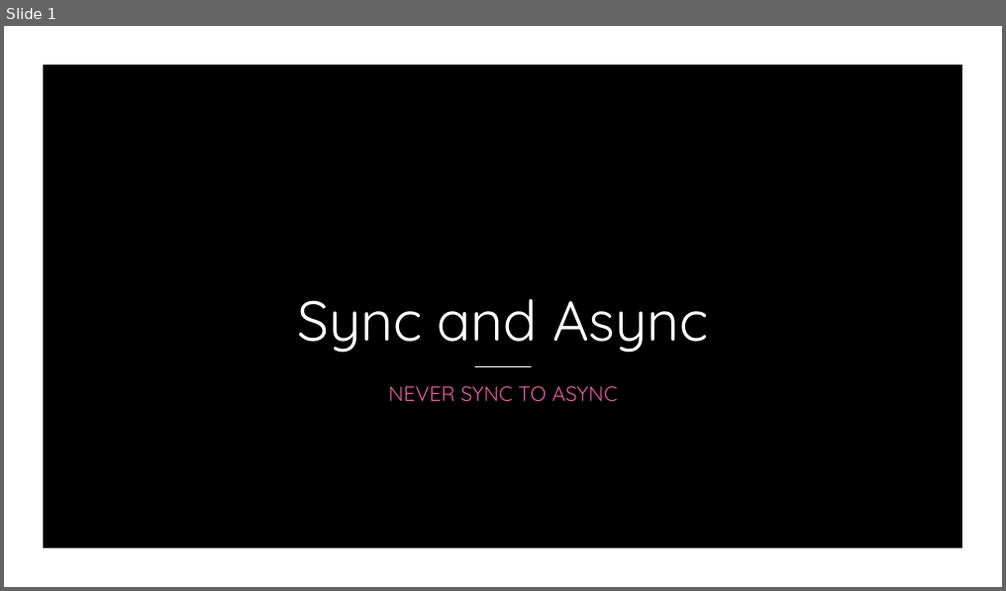
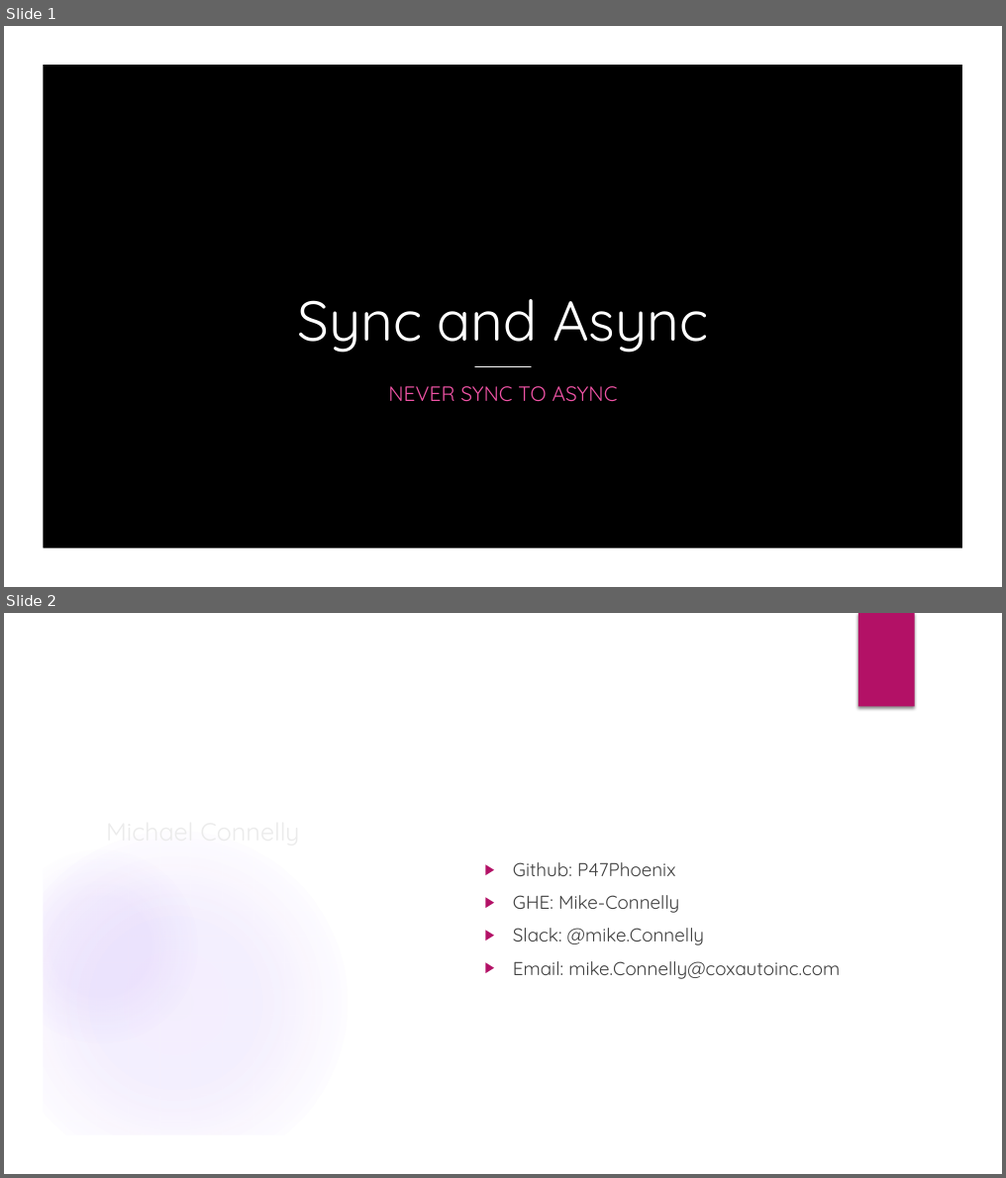
Before and after one commit to P47Phoenix/AsyncBestPractices, a slide deck: Presentation/Sync and Async.pptx. Shown one above the other, each under a label of ours: slide 1 before the commit, slides 1 and 2 after it. The pictures are 1006x591 and 1006x1178 pixels, drawn with LibreOffice and Linux fonts; fonts in the diff are those of the drawing; background and template pictures are left out. Boxes give left, top, right and bottom in pixels: in the first picture for what was removed or moved away, otherwise in the second. Text is boxed around its words. In the diff, an @@ line names an element or a change of style, - is before the commit and + after.

```diff
--- a/Presentation/Sync and Async.pptx
+++ b/Presentation/Sync and Async.pptx
@@ slide 2 added at box(4, 613, 1002, 1174), background picture (left out); not listed: 1 template element that a slide beside it also shows @@
@@ group added at box(4, 613, 1002, 1174): 4 ellipses, 3 freeform shapes, 1 rectangle @@
@@ title added at box(98, 719, 327, 851), 24 pt, text #EBEBEB @@
+Michael Connelly
@@ text added at box(513, 862, 840, 979), 18 pt, text #404040 @@
+▶ Github: P47Phoenix
+▶ GHE: Mike-Connelly
+▶ Slack: @mike.Connelly
+▶ Email: mike.Connelly@coxautoinc.com
```
Also in this commit, not shown: 1 slide changed, 11 other slides added, 5 other files.
